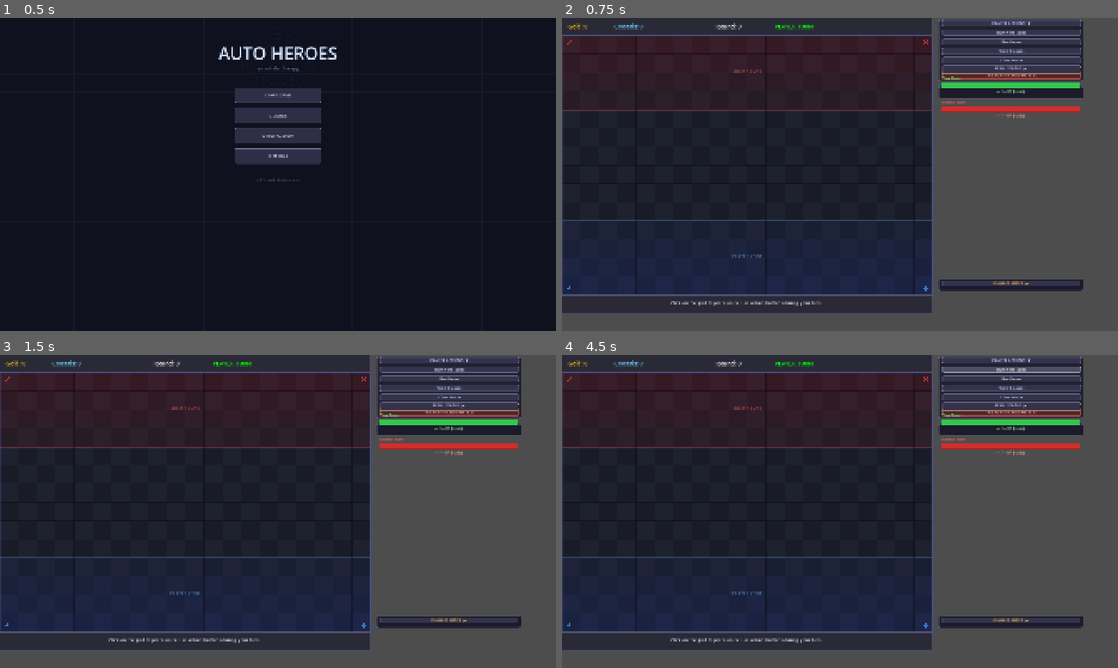
Above: before the commit, frames 1-4 (two rows, left to right).
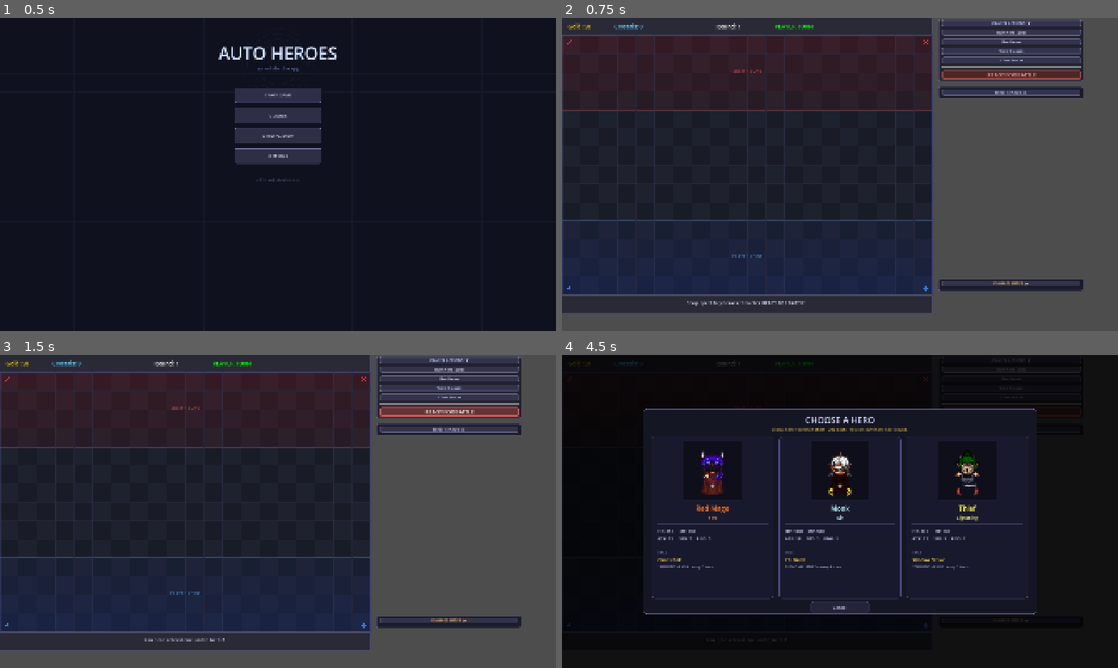
Above: after the commit, the same moments.

Repository: iceie2/autobattler-rpg
Game: Godot game, scene res://scenes/main_menu.tscn
Same seed, same stepped clock (60 frames per second), same inputs: the game is played once before the commit and once after it.
Inputs:
- Up to frame 1 (0.5 s): no input
- Up to frame 2 (0.75 s): click "START GAME" at 0.5 s
- Up to frame 3 (1.5 s): click "READY FOR BATTLE" at 1.25 s
- Up to frame 4 (4.5 s): click "READY FOR BATTLE" at 2 s; click "PLAYER ACTIONS ▼" at 2.75 s; click "PLAYER ACTIONS ▼" (after the commit: "PLAYER ACTIONS ▶") at 3.5 s; click "Buy Hero (20g)" at 4.25 s

Frame 1 is identical in both runs. In frame 2, 3.8% of the frame differs, in the area x 0-94%, y 2-92%; in frame 3, 4.3%; in frame 4, 72%, in the area x 0-100%, y 0-100%.
Error before the commit: Parse Error: Cannot infer the type of "playing" variable because the value doesn't have a set type. (res://scripts/main_game.gd:408)

Commit message:
Fix Variant inference on 'playing' in _on_speed_mode_changed
Co-Authored-By: Claude Opus 4.8 <noreply@anthropic.com>

Diff:
--- a/scripts/main_game.gd
+++ b/scripts/main_game.gd
@@ -405,7 +405,7 @@
 
 func _on_speed_mode_changed(mode) -> void:
 	# Highlight the active mode button
-	var playing := mode == AutoBattleManager.SpeedMode.PLAY
+	var playing: bool = mode == AutoBattleManager.SpeedMode.PLAY
 	if _btn_play:
 		_btn_play.modulate  = Color(0.5, 1.0, 0.6) if playing else Color(1, 1, 1)
 	if _btn_pause:
